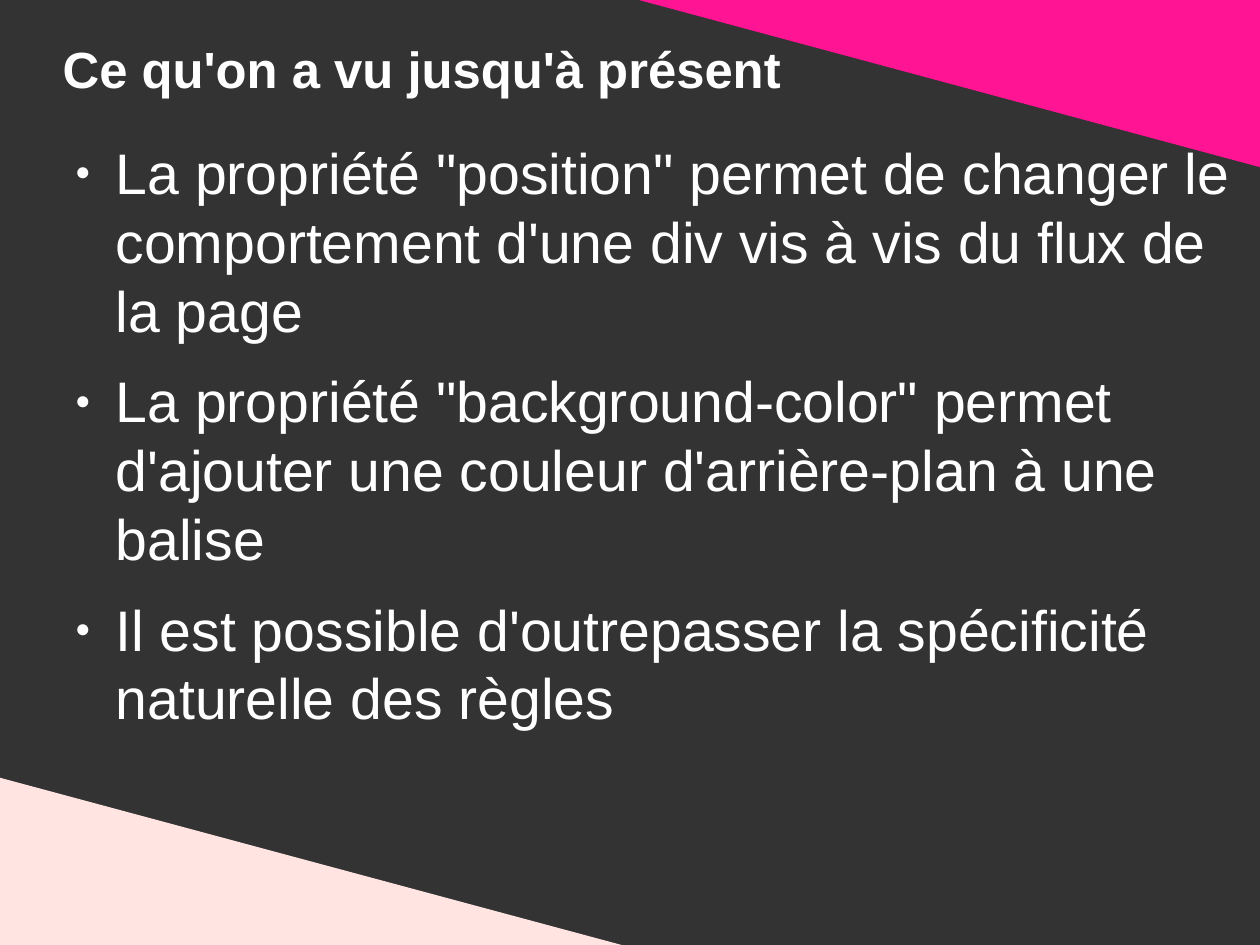
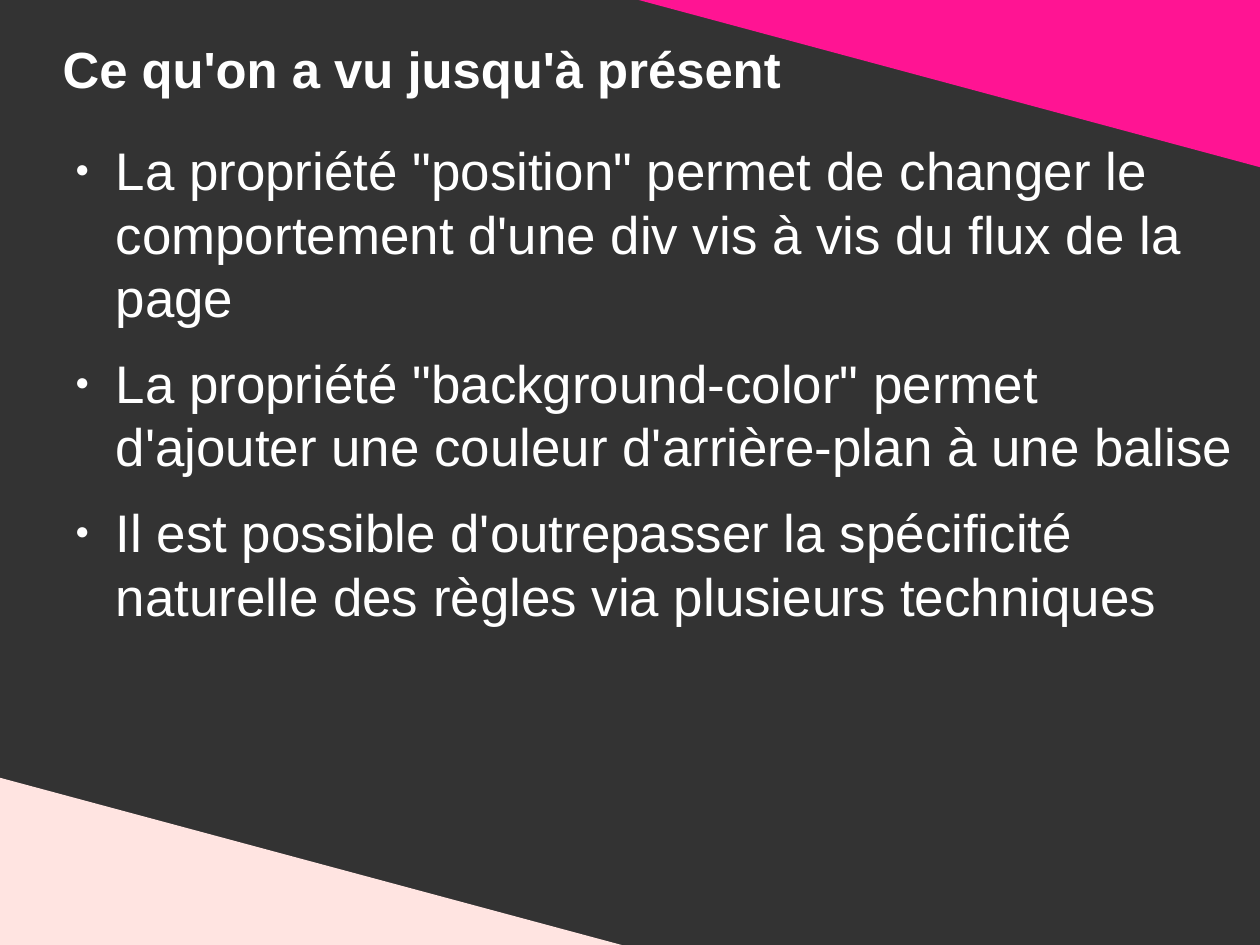
Before and after one commit to DanYellow/presentations, a slide deck: slide 77 of mmi/html/travaux-pratiques/numero-2/presentation.odp. Drawn at 1260x945 pixels with LibreOffice and Linux fonts; fonts in the diff are those of the drawing. Boxes give left, top, right and bottom in pixels: in the first picture for what was removed or moved away, otherwise in the second. Text is boxed around its words. In the diff, an @@ line names an element or a change of style, - is before the commit and + after.

```diff
--- a/mmi/html/travaux-pratiques/numero-2/presentation.odp
+++ b/mmi/html/travaux-pratiques/numero-2/presentation.odp
@@ text at [116, 151, 1232, 477]: size 36 to 33.3 pt in "La propriété "position" permet de changer le ...", "La propriété "background-color" permet d'ajouter une couleur ..." @@
@@ text at [116, 513, 1156, 626]: text changed; size 36 to 33.3 pt @@
-● Il est possible d'outrepasser la spécificité naturelle des règles
+● Il est possible d'outrepasser la spécificité naturelle des règles via plusieurs techniques
```
Also in this commit, not shown: 6 slides added, 59 slides removed, 9 other files.
